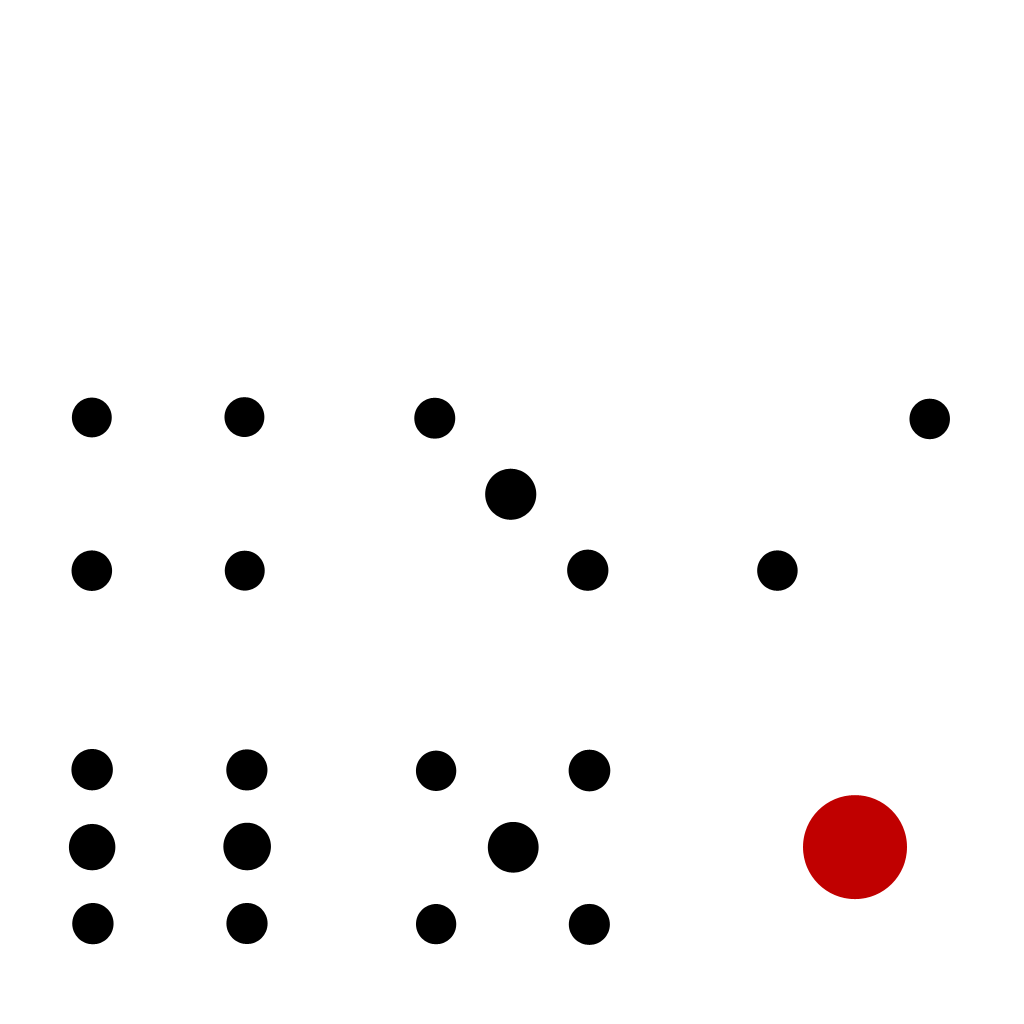
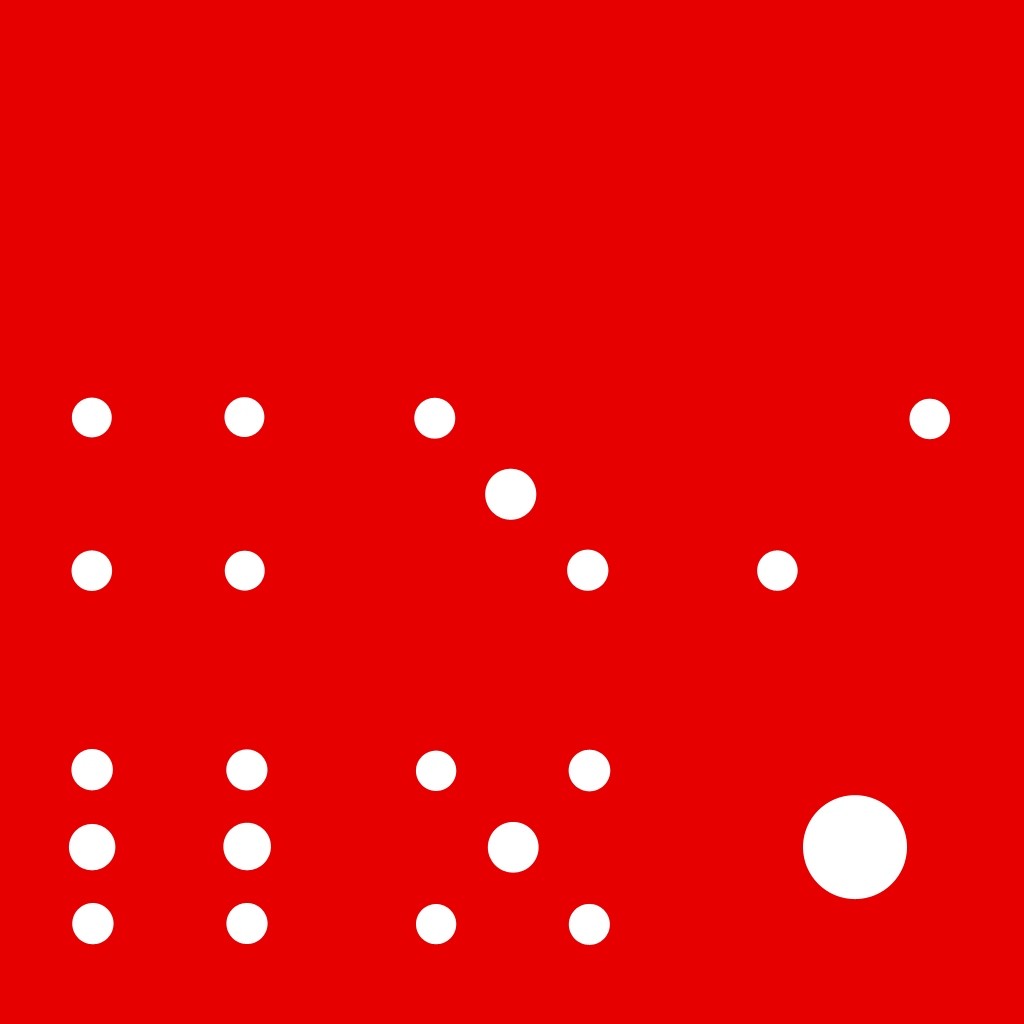
Layer changes from the first 1024 x 1024 image to the second:
painted on "1" over [left=803, top=795, right=907, bottom=900]
painted on "2-6" over [left=68, top=397, right=950, bottom=945]
painted on "base" over [left=0, top=0, right=1024, bottom=1024]
